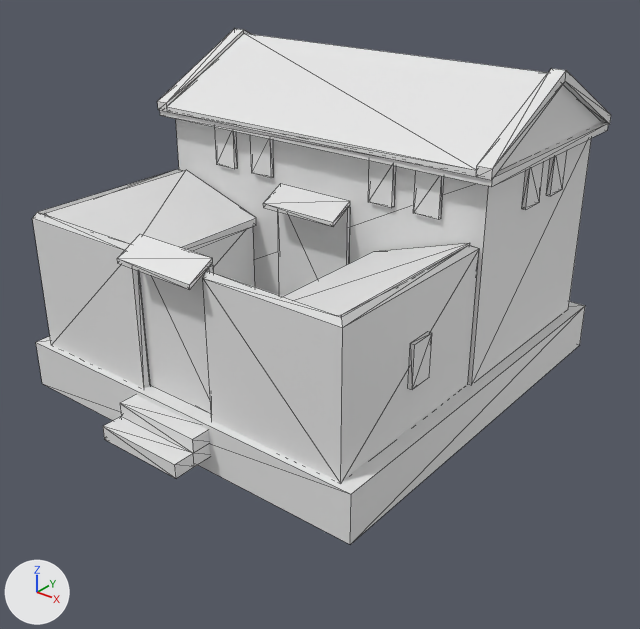
What one commit did to the COLLADA model art/meshes/structural/cyrene/house_1.dae.
Before and after are seen from a camera (50 mm lens) standing at (17.3, -21.2, 14.2) and looking at (0.7, -0.5, 1.4). Every picture has the same lights, and +X, +Y and +Z are marked at lower left. The older version comes first. Mesh edges are drawn as thin lines. Vertices at exactly the same position are counted once.

The scene before the commit, as lines of its bpy script (objects in view):
```python
me_cubo_4487 = bpy.data.meshes.new('Cubo.4487')
me_cubo_4487.from_pydata(...)  # 334 vertices, 468 faces; spans x -6.6..6.6, y -7.9..7.6, z -1.2..9.4
me_cubo_4487.materials.append(mat_textura_cirene_001)  # white #e7e7e7
# before: 296 (1.5, -6.4, -0.7), 298 (-1.6, -6.4, -0.7), 300 (1.5, -7.2, -0.7) at pixel (194, 466), 302 (-1.6, -7.2, -0.7), 309 (-1.6, -7.9, -0.7) at pixel (104, 439)
# before: 310 (1.5, -7.9, -0.7) at pixel (176, 478)
ob_house_1 = bpy.data.objects.new('house_1', me_cubo_4487)
ob_house_1.location = (0.0, 0.0, 0.0)
```
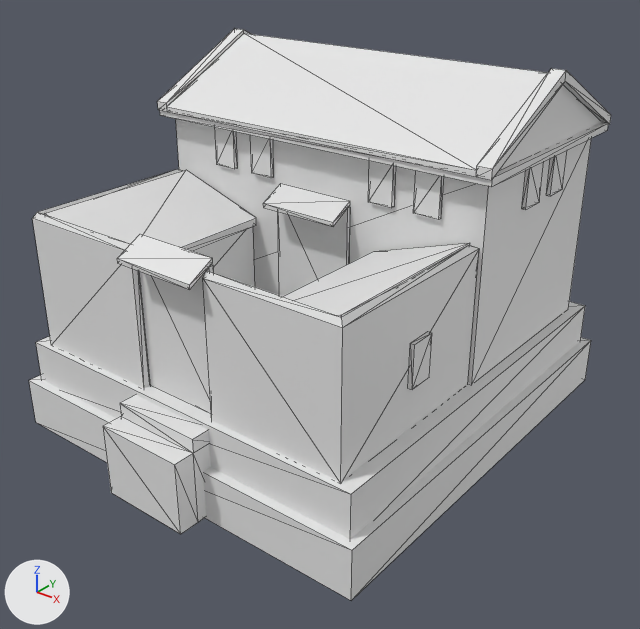
Where the change shows, as pixel boxes [x1, y1, x2, y2] in the pictures (640 x 629 px):
```json
{"object": "house_1", "change": "reshaped", "before": [32, 29, 611, 544], "after": [29, 29, 611, 600], "on screen": "11% taller"}
{"part": 1, "of": "me_cubo_4487", "change": "added", "after": [29, 337, 591, 600]}
{"part": 2, "of": "me_cubo_4487", "change": "built on", "before": [103, 427, 210, 478], "after": [103, 427, 211, 534]}
```

Edits to the scene script, one JSON object a line:
```json
{"block": "me_cubo_4487", "where": "# used by ob_house_1; location = (0.0, 0.0, 0.0)"}
{"block": "me_cubo_4487", "where": "# verts and faces of me_cubo_4487; kept vertices keep their numbers, new ones are numbered from 334"}
{"op": "remove", "block": "me_cubo_4487", "code": "me_cubo_4487.from_pydata(...)  # 334 vertices, 468 faces; spans x -6.6..6.6, y -7.9..7.6, z -1.2..9.4"}
{"op": "add", "block": "me_cubo_4487", "code": "me_cubo_4487.from_pydata(...)  # 342 vertices, 474 faces; spans x -6.9..6.8, y -7.9..7.9, z -2.7..9.4"}
{"block": "me_cubo_4487", "change": "me_cubo_4487 part 1: the loose piece of 8 vertices spanning x -6.6..6.6, y -6.6..7.6, z -1.2..0.4 is copied, and the copy is scaled about its middle by 1.04, then moved by (0.0, 0.0, -1.5); it spans x -6.9..6.8, y -6.9..7.9, z -2.7..-1.0"}
{"block": "me_cubo_4487", "change": "me_cubo_4487 part 2"}
{"op": "add", "block": "me_cubo_4487", "code": "delete_faces([(296, 302, 298), (300, 310, 309), (296, 300, 302), (300, 309, 302)])"}
{"op": "add", "block": "me_cubo_4487", "code": "for i in [296, 298, 300, 302, 309, 310]: verts[i] += (0.0, 0.0, -1.9)"}
```
